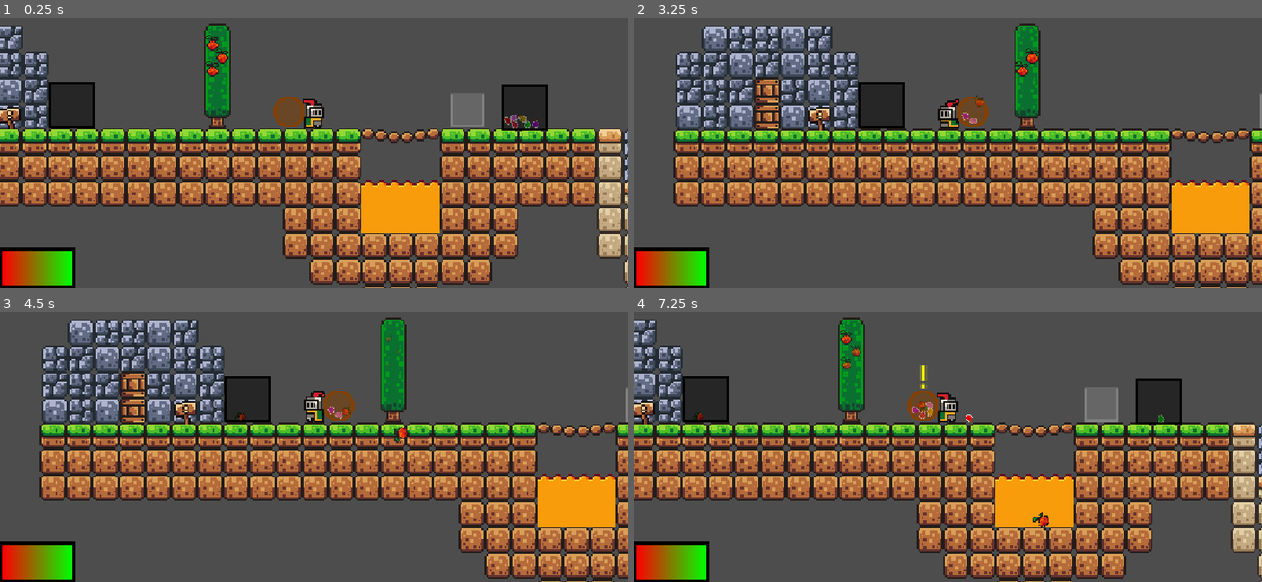
Above: before the commit, frames 1-4 (two rows, left to right).
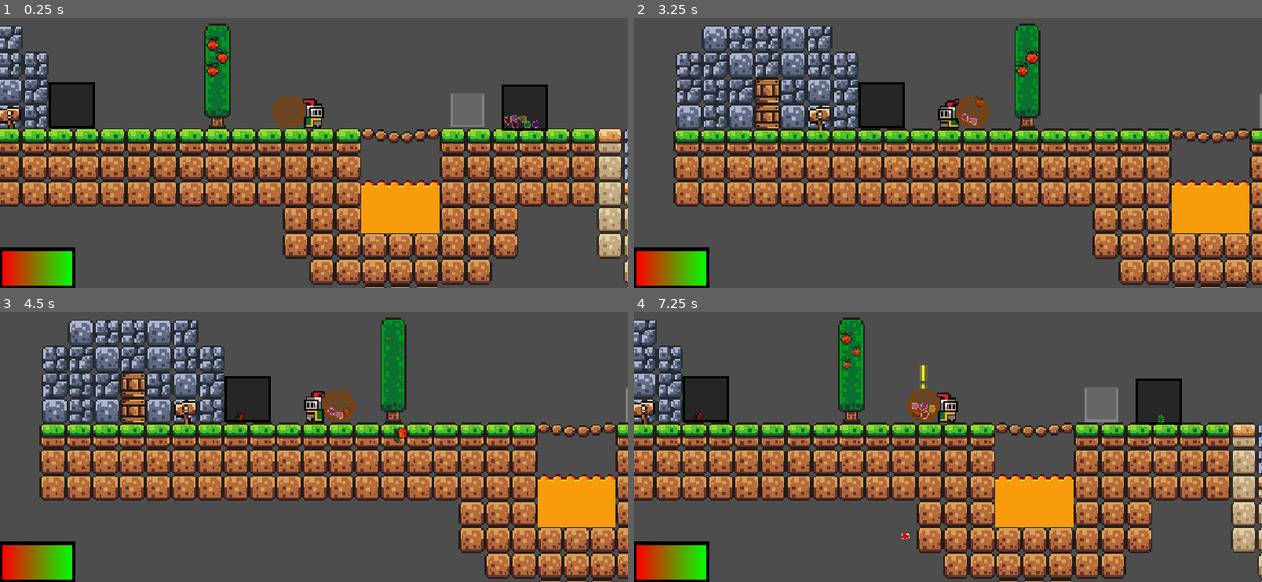
Above: after the commit, the same moments.

Repository: R3nthgar/Gamejam-2026
Game: Godot game, scene res://scenes/world.tscn
The game is run twice, just before and just after one commit, with the same random seed, the same clock (stepped at 60 frames per second) and the same inputs.
Inputs (mouse positions are in pixels of both pictures, inside the frame that each line leads up to):
- Up to frame 1 (0.25 s): no input
- Up to frame 2 (3.25 s): drag from (1148, 117) to (922, 112) at 0.52 s; drag from (1167, 123) to (922, 112) at 1.27 s; move the mouse to (1123, 126) at 2.02 s; hold A (left) 2.03-2.75 s; click (1123, 126) at 2.17 s; drag from (1023, 45) to (973, 112) at 2.77 s
- Up to frame 3 (4.5 s): drag from (395, 352) to (244, 398) at 3.52 s; drag from (364, 417) to (577, 501) at 4.27 s
- Up to frame 4 (7.25 s): move the mouse to (979, 406) at 5.02 s; hold D (right) 5.03-5.75 s; click (979, 406) at 5.17 s; drag from (1142, 417) to (916, 414) at 5.77 s; drag from (1148, 417) to (922, 414) at 6.52 s

The runs differ from the first frame. In frame 1, less than 0.1% of the frame differs, in the area x 81-100%, y 38-61%; in frame 2, less than 0.1%; in frame 3, less than 0.1%; in frame 4, 0.4%, in the area x 42-100%, y 33-85%.

Commit message:
Minor improvements

Diff:
--- a/scenes/player.tscn
+++ b/scenes/player.tscn
@@ -184,8 +184,9 @@
 "speed": 5.0
 }]
 
-[sub_resource type="RectangleShape2D" id="RectangleShape2D_dqkch"]
-size = Vector2(14, 20)
+[sub_resource type="CapsuleShape2D" id="CapsuleShape2D_dqkch"]
+radius = 7.0
+height = 20.0
 
 [sub_resource type="Gradient" id="Gradient_1pg6c"]
 offsets = PackedFloat32Array(0)
@@ -229,7 +230,7 @@
 offset = Vector2(0, -2)
 
 [node name="PlayerCollision" type="CollisionShape2D" parent="."]
-shape = SubResource("RectangleShape2D_dqkch")
+shape = SubResource("CapsuleShape2D_dqkch")
 
 [node name="PlayerCamera" type="Camera2D" parent="."]
 ignore_rotation = false
--- a/scenes/world.tscn
+++ b/scenes/world.tscn
@@ -97,7 +97,7 @@
 [node name="GravityPotion2" parent="Collectibles" instance=ExtResource("6_qfnet")]
 position = Vector2(127, -7)
 metadata/start_inside = true
-metadata/color = Color(1, 0.16470589, 0.32941177, 1)
+metadata/color = Color(0.65882355, 0, 0.32941177, 1)
 metadata/gravity = -1.0
 
 [node name="GoldPotion" parent="Collectibles" instance=ExtResource("10_w7kh3")]
@@ -210,7 +210,8 @@
 
 [node name="Lava" type="Area2D" parent="."]
 position = Vector2(32, 64)
-collision_mask = 128
+collision_layer = 0
+collision_mask = 32
 script = ExtResource("12_q5onr")
 
 [node name="CollisionShape2D" type="CollisionShape2D" parent="Lava"]
@@ -247,7 +248,7 @@
 tile_map_data = PackedByteArray("AAASAP3/AAAIAAAAAAAVAP7/AAAIAAEAAAAWAP7/AAAIAAAAAAAWAP3/AAAIAAEAAAAUAP7/AAAIAAAAAAAVAP3/AAAIAAAAAAASAP7/AAAIAAEAAAATAP7/AAAIAAAAAAATAP3/AAAIAAEAAAAUAP3/AAAIAAEAAAA=")
 
 [node name="Destructible2" parent="." instance=ExtResource("16_dss4m")]
-position = Vector2(-16, 1)
+position = Vector2(-16, 0)
 tile_map_data = PackedByteArray("AAAOAAEAAAAIAAEAAAAOAAAAAAAIAAEAAAANAAAAAAAIAAAAAAAOAAMAAAAIAAEAAAANAAEAAAAIAAAAAAAOAAIAAAAIAAEAAAAPAAIAAAAIAAAAAAAPAAEAAAAIAAEAAAA=")
 
 [connection signal="body_entered" from="WorldBorder" to="WorldBorder" method="_on_body_entered"]
--- a/scripts/deposit.gd
+++ b/scripts/deposit.gd
@@ -25,7 +25,7 @@
 
 func _on_container_area_1_body_entered(body: Node2D) -> void:
 	if not body.get_meta("start_inside"):
-		if body.get_meta("color"):
+		if body is potion:
 			instanced_potions.append(body)
 			var metadata:={}
 			for meta in body.get_meta_list():
@@ -37,7 +37,7 @@
 			else:
 				global_handler.ingredients[body.get_meta("collectible")]=1
 func _on_container_area_2_body_exited(body: Node2D) -> void:
-	if body.get_meta("color"):
+	if body is potion:
 		if global_handler.resetting:
 			instanced_potions.erase(body)
 		else:
--- a/scripts/global_handler.gd
+++ b/scripts/global_handler.gd
@@ -18,9 +18,9 @@
 }, GRAVITY_POTION, {"gravity": 0.33}], [{
 	"red_apple": 2,
 	"pink_apple": 1
-}, GRAVITY_POTION, {"gravity": -1, "color": lerp(Color("red"), Color(1,0.5,1), 0.33)}], [{
+}, GRAVITY_POTION, {"gravity": -1, "color": lerp(Color("red"), Color(0.5,0,1), 0.33)}], [{
 	"pink_apple": 3
-}, SCALING_POTION, {"scale": 1.5, "color": lerp(Color("red"), Color(1,0.5,1), 0.66)}], [{
+}, SCALING_POTION, {"scale": 1.5, "color": lerp(Color("red"), Color(0.5,0,1), 0.66)}], [{
 	"pink_apple": 2,
 	"red_apple": 1
 }, SCALING_POTION, {"scale": 0.5}], [{
@@ -28,10 +28,10 @@
 }, GOLD_POTION], [{
 	"gold_apple": 1,
 	"red_apple": 2
-}, GRAVITY_POTION, {"price": 2}], [{
+}, GRAVITY_POTION, {"price": 2, "color": lerp(Color("red"), Color("gold"), 0.33)}], [{
 	"gold_apple": 1,
 	"pink_apple": 2
-}, SCALING_POTION, {"price": 2}]]
+}, SCALING_POTION, {"price": 2, "color": lerp(Color(1,0.5,1), Color("gold"), 0.33)}]]
 
 var ingredients:={}
 var potions = []
--- a/scripts/hurt_box.gd
+++ b/scripts/hurt_box.gd
@@ -1,4 +1,10 @@
 extends Area2D
 func _physics_process(delta: float) -> void:
 	for body in get_overlapping_bodies():
-		body.hurt(delta*20)
+		if body is player:
+			body.hurt(delta*20)
+		elif body is collectible and not body.held:
+			if body is potion:
+				body.explode()
+			else:
+				body.queue_free()
--- a/scripts/potion.gd
+++ b/scripts/potion.gd
@@ -36,6 +36,23 @@
 	if color!=get_meta("color"):
 		color=get_meta("color")
 		potion_inside.modulate=color
+func explode():
+	emit_particles(get_meta("color"), 1)
+
+	#Stops potion from doing anything other than the script
+	exploded=true
+	gravity_scale=0
+	linear_velocity*=0
+	collision_layer=0
+	collision_mask=0
+	collectible_image.visible=false
+	#visible=false
+
+	#Starts timer for end of potion
+	timer.start()
+	affected=potion_effect.get_overlapping_bodies()
+	affected.erase(self)
+	apply_effect(affected, false)
 #Function that shatters potion when it collides at a greater speed than the shattering speed
 func _on_body_entered(body: Node) -> void:
 	#Makes fast objects colliding with a static potion also shatter it
@@ -46,22 +63,7 @@
 		dif_velocity=prev_velocity[0].length()
 
 	if(dif_velocity>=shatter_speed and not container and not held and ((not body.held) if body.is_class("RigidBody2D") else true) and not exploded):
-		emit_particles(get_meta("color"), 1)
-
-		#Stops potion from doing anything other than the script
-		exploded=true
-		gravity_scale=0
-		linear_velocity*=0
-		collision_layer=0
-		collision_mask=0
-		collectible_image.visible=false
-		#visible=false
-
-		#Starts timer for end of potion
-		timer.start()
-		affected=potion_effect.get_overlapping_bodies()
-		affected.erase(self)
-		apply_effect(affected, false)
+		explode()
 
 #When potion ends, it calls the apply effect function but reversed. It will also delete the potion after twice
 #its duration has passed for efficiency reasons
